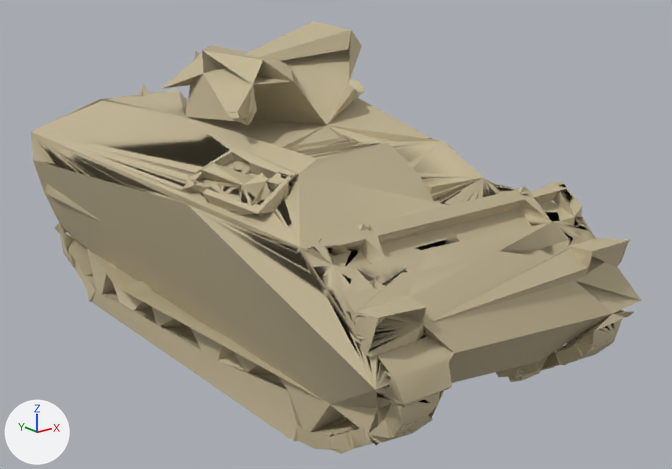
Renders of the glTF model public/models/ifv_bradley.glb from each side of a commit.
One viewpoint serves both versions: a 50 mm lens placed at (-5.56, -7.73, 4.16), pointed at (0.3, -0.41, 1.23). The axes (+X, +Y, +Z) are drawn at lower left. The lights are the same throughout. The older version comes first. Where no turn or scale is listed for an object, it has been applied to the vertices. Vertices at exactly the same position are counted once.

In view in the first picture: 'M2_Bradley_'.
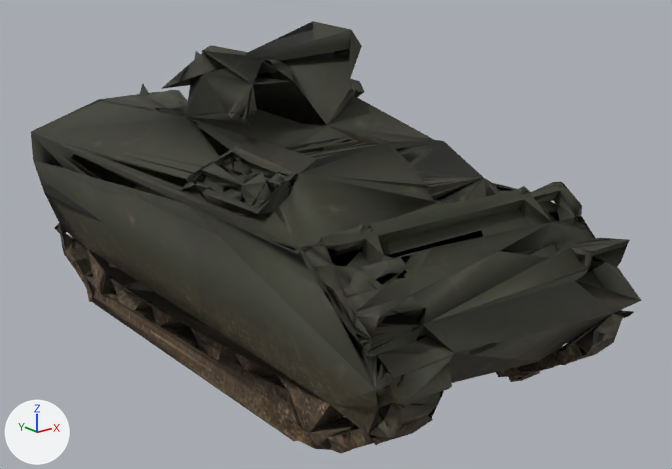
Edits to the bpy script that builds the scene:
```text
Add img_rough:
    img_rough = load_image('rough', '_unpacked/rough', 512, 512, 'Non-Color')
Add img_color:
    img_color = load_image('color', '_unpacked/color', 1024, 1024, 'sRGB')
Add img_normal:
    img_normal = load_image('normal', '_unpacked/normal', 512, 512, 'Non-Color')
Add mat_painted:
    mat_painted = bpy.data.materials.new('painted')
    # uses the picture img_color
    # uses the picture img_normal
    # uses the picture img_rough
Change me_m2_bradley:
    used by ob_m2_bradley; location = (0.053, -0.056, -0.028)
    remove me_m2_bradley.from_pydata(...)  # 7839 vertices, 28428 faces; spans x -1.78..1.67, y -3.22..3.33, z 0.03..3.33
    add me_m2_bradley.from_pydata(...)  # 5899 vertices, 14874 faces; spans x -1.78..1.67, y -3.22..3.33, z 0.03..3.33
    me_m2_bradley part 1: 182 vertices moved within x -1.52..1.54, y -3.14..3.05, z 0.04..2.37; 2518 vertices removed from x -1.52..1.54, y -3.15..3.31, z 0.04..2.37; 580 vertices added at x -1.52..1.54, y -3.2..3.31, z 0.04..2.37
    me_m2_bradley part 2: 4632 faces spanning x -1.78..1.67, y -3.22..3.33, z 0.03..3.33 switch from mat_body (beige #c4b695) to mat_painted
    other edits to the shape of me_m2_bradley do not show in these pictures
```

Where the change shows, as pixel boxes [x1, y1, x2, y2] in the pictures (672 x 469 px):
part 1 of me_m2_bradley, built on
    before: [31, 84, 629, 450]
    after: [37, 126, 628, 450]
part 2 of me_m2_bradley, recoloured (beige to black)
    both: [31, 21, 642, 450]
